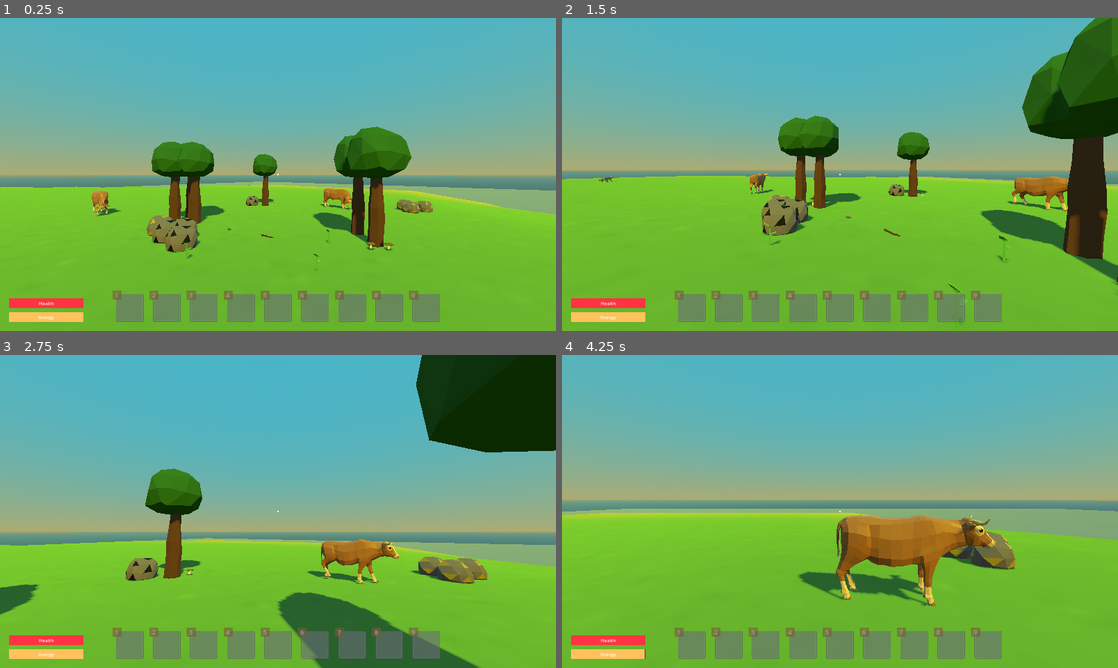
Above: before the commit, frames 1-4 (two rows, left to right).
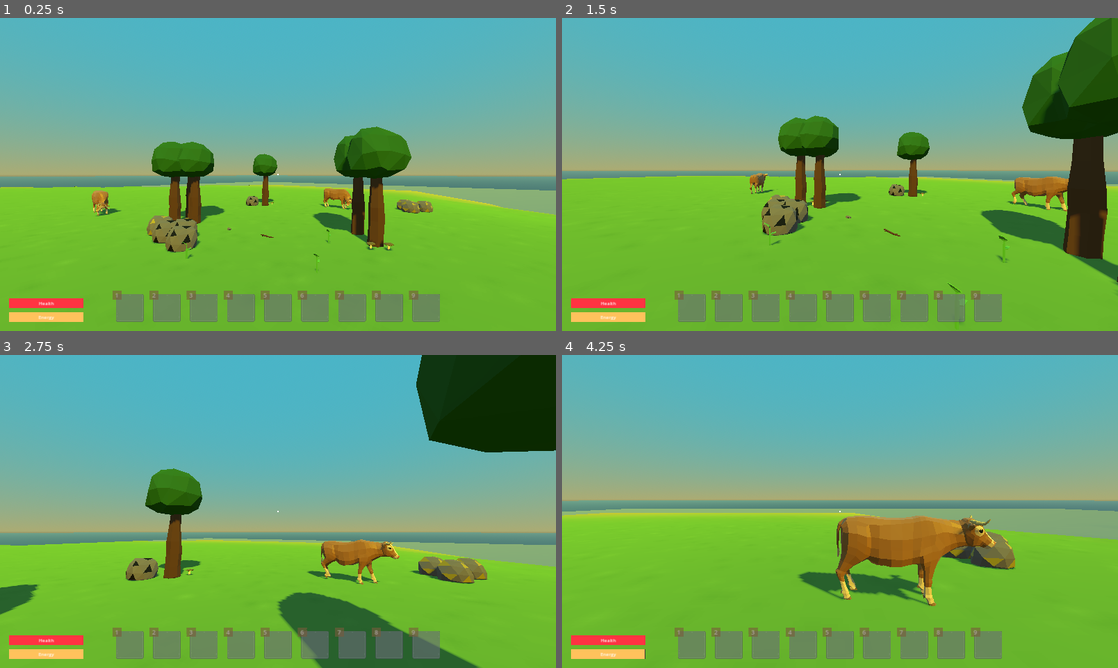
Above: after the commit, the same moments.

Repository: daniel-rabe/VickysGame
Game: Godot game, scene res://game/main_game.tscn
Two runs of this game, one before a commit and one after it. Both use one fixed random seed, a clock stepped at 60 frames per second and the inputs below.
Inputs (mouse positions are in pixels of both pictures, inside the frame that each line leads up to):
- Up to frame 1 (0.25 s): no input
- Up to frame 2 (1.5 s): tap Enter at 0.5 s; move the mouse to (867, 174) at 0.52 s; hold W (move forward) from 0.53 s (still down); tap E (interact) at 0.6 s; click (867, 174) at 0.67 s; move the mouse to (812, 174) at 1.27 s; tap 1 (item_hotkey) at 1.35 s
- Up to frame 3 (2.75 s): keep holding W (move forward); move the mouse to (289, 505) at 2.02 s; hold Shift (sprint) from 2.03 s (still down)
- Up to frame 4 (4.25 s): keep holding W (move forward); move the mouse to (834, 517) at 2.77 s; release Shift (sprint) at 2.78 s; click (834, 517) at 2.85 s; move the mouse to (878, 514) at 3.52 s; tap E (interact) at 3.6 s

The runs differ from the first frame. In frame 1, less than 0.1% of the frame differs, in the area x 16-64%, y 54-63%; in frame 2, less than 0.1%; in frame 3, less than 0.1%; in frame 4, 0.2%, in the area x 48-78%, y 51-81%.

Commit message:
[FIX] Fix B3, B4, B5 and the Wolf's ten null property overrides
B3 FleeTimer was not one_shot, and set_state() only stopped the timers each
   branch happened to remember - Idle and Wander stopped none. So a cow hit
   once would flee, then have the repeating flee_timer drag it back to Idle
   every 3 seconds for the rest of the session, cancelling each new Wander.
   FleeTimer is now one_shot, and set_state() stops all three behaviour
   timers on entry, which removes the class of bug rather than this instance.

B4 Animals had no gravity at all: velocity.y was never touched, so one that
   started or ended up above the terrain simply hovered. They now carry an
   exported gravity (9.8, matching the project default), applied while
   airborne. The three steering functions assigned `velocity` wholesale and
   so wiped the vertical component every frame; they now go through
   set_horizontal_velocity(), which touches only x and z.

B5 _physics_process had no case for Hurt, so an animal hit mid-stride froze
   until its flinch finished. Gravity and move_and_slide moved outside the
   match, so they run in every state including the ones with no case, and
   move_and_slide came out of the individual loops, leaving one call site.
   Idle, Hurt and Attack now zero horizontal velocity on entry, since they
   previously relied on never being moved at all. Dead keeps its deliberate
   set_physics_process(false).

B8 (new) The Wolf instance in stages/island.tscn overrode ten exported
   floats with `null`: turn_speed_weight, min/max_idle_time,
   min/max_wander_time, flee_time, attacking_distance, damage, vision_range
   and vision_fov. None can hold null, and attacking_distance = null was
   overriding the 1.3 that wolf.tscn deliberately authors, so this was
   destroying configuration rather than restating defaults.

   Whether Godot 4.2 rejects the assignment or coerces null to 0 decides how
   bad it was, and that needs a run to settle. If it coerces, the wolf was
   comprehensively inert - no vision radius, no FOV, never close enough to
   attack, no damage, and never turning - which would also have masked all of
   B3/B4/B5, since a wolf that never leaves Idle demonstrates none of them.

   All ten removed. Checked the project for other `= null` overrides; the
   Wolf was the only node with any.

Docs updated: B3/B4/B5 marked fixed, B8 added, work order revised, and the
design doc's animal AI section rewritten to match. No Godot binary in this
environment, so none of this is verified at runtime.

Co-Authored-By: Claude Opus 5 <noreply@anthropic.com>
Claude-Session: https://claude.ai/code/session_011pmW5wPU44QCW9YJ7BPxkf

Diff:
--- a/Actors/animals/animal.gd
+++ b/Actors/animals/animal.gd
@@ -46,6 +46,7 @@
 @export var damage := 20.0
 @export var vision_range := 15
 @export var vision_fov := 80.0
+@export var gravity := 9.8 # m/s^2, matches the project's default_gravity
 
 @onready var health := max_health
 
@@ -64,13 +65,22 @@
 func look_forward() -> void:
 	rotation.y = lerp_angle(rotation.y, atan2(velocity.x, velocity.z) + PI, turn_speed_weight)
 
+# Steering only ever sets the horizontal plane. Assigning `velocity` wholesale
+# would wipe the vertical component and cancel gravity every frame.
+func set_horizontal_velocity(direction: Vector3, speed: float) -> void:
+	velocity.x = direction.x * speed
+	velocity.z = direction.z * speed
+
+func stop_horizontal_velocity() -> void:
+	velocity.x = 0.0
+	velocity.z = 0.0
+
 func pick_wander_velocity() -> void:
 	var direction := Vector2(0, -1).rotated(randf() * PI * 2) # -1 means forward
-	velocity = Vector3(direction.x, 0, direction.y) * normal_speed
+	set_horizontal_velocity(Vector3(direction.x, 0, direction.y), normal_speed)
 
 func wander_loop() -> void:
 	look_forward()
-	move_and_slide()
 
 	if is_aggressive and can_see_player():
 		set_state(State.Chase)
@@ -81,7 +91,6 @@
 
 func flee_loop() -> void:
 	look_forward()
-	move_and_slide()
 
 func chase_loop() -> void:
 	look_forward()
@@ -90,8 +99,7 @@
 	navigation_agent_3d.target_position = player.global_position
 	var direction := global_position.direction_to(navigation_agent_3d.get_next_path_position())
 	direction.y = 0
-	velocity = direction.normalized() * alarmed_speed
-	move_and_slide()
+	set_horizontal_velocity(direction.normalized(), alarmed_speed)
 
 func attack_loop() -> void:
 	var direction := global_position.direction_to(player.global_position)
@@ -101,7 +109,14 @@
 	if player in attack_hit_area.get_overlapping_bodies():
 		EventSystem.PLA_change_health.emit(-damage)
 
-func _physics_process(_delta: float) -> void:
+func _physics_process(delta: float) -> void:
+	# Gravity and move_and_slide sit outside the match so they run in every state,
+	# including Hurt, which has no per-frame case: an animal hit mid-stride used to
+	# hang motionless in the air until its flinch animation finished. Nothing
+	# applied gravity at all before, so animals simply floated wherever they were.
+	if not is_on_floor():
+		velocity.y -= gravity * delta
+
 	match state:
 		State.Idle:
 			idle_loop()
@@ -114,6 +129,8 @@
 		State.Attack:
 			attack_loop()
 
+	move_and_slide()
+
 func _ready() -> void:
 	animation_player.animation_finished.connect(animation_finished)
 	vision_area_collision_shape.shape.radius = vision_range
@@ -124,7 +141,7 @@
 
 	var direction := player.global_position.direction_to(global_position)
 	direction.y = 0
-	velocity = direction.normalized() * alarmed_speed
+	set_horizontal_velocity(direction.normalized(), alarmed_speed)
 	return true
 
 func player_in_fov() -> bool:
@@ -153,8 +170,17 @@
 
 func set_state(new_state: State) -> void:
 	state = new_state
+	# Every entry starts from a clean slate. Each branch used to stop the timers it
+	# happened to remember, and Idle and Wander stopped none - so a flee_timer left
+	# running would keep firing and drag the animal back to Idle every few seconds
+	# for the rest of its life, cancelling each new Wander.
+	idle_timer.stop()
+	wander_timer.stop()
+	flee_timer.stop()
+
 	match state:
 		State.Idle:
+			stop_horizontal_velocity()
 			idle_timer.start(randf_range(min_idle_time, max_idle_time))
 			animation_player.play(idle_animations.pick_random(), ANIM_BLEND)
 		State.Wander:
@@ -162,9 +188,7 @@
 			wander_timer.start(randf_range(min_wander_time, max_wander_time))
 			animation_player.play("Walk", ANIM_BLEND)
 		State.Hurt:
-			idle_timer.stop()
-			wander_timer.stop()
-			flee_timer.stop()
+			stop_horizontal_velocity()
 			animation_player.play(hurt_animations.pick_random(), ANIM_BLEND)
 		State.Flee:
 			if (pick_away_from_velocity()):
@@ -173,20 +197,15 @@
 			else:
 				set_state(State.Idle)
 		State.Chase:
-			idle_timer.stop()
-			wander_timer.stop()
-			flee_timer.stop()
 			animation_player.play("Gallop", ANIM_BLEND)
 		State.Attack:
+			stop_horizontal_velocity()
 			animation_player.play("Attack", ANIM_BLEND)
 		State.Dead:
 			animation_player.play("Death", ANIM_BLEND)
 			main_collision_shape.disabled = true
 			var meat_scene = ItemConfig.get_pickuppable_item(ItemConfig.Keys.RawMeat)
 			EventSystem.SPA_spawn_scene.emit(meat_scene, meat_spawn_marker.global_transform)
-			idle_timer.stop()
-			wander_timer.stop()
-			flee_timer.stop()
 			set_physics_process(false)
 			disappear_after_death_timer.start(10)
 
--- a/Actors/animals/animal_template.tscn
+++ b/Actors/animals/animal_template.tscn
@@ -31,6 +31,7 @@
 
 [node name="FleeTimer" type="Timer" parent="Timers"]
 unique_name_in_owner = true
+one_shot = true
 
 [node name="MeatSpawnMarker" type="Marker3D" parent="."]
 
--- a/stages/island.tscn
+++ b/stages/island.tscn
@@ -156,13 +156,3 @@
 
 [node name="Wolf" parent="." instance=ExtResource("12_6i1t2")]
 transform = Transform3D(1, 0, 0, 0, 1, 0, 0, 0, 1, 16.7511, 0, 36.1386)
-turn_speed_weight = null
-min_idle_time = null
-max_idle_time = null
-min_wander_time = null
-max_wander_time = null
-flee_time = null
-attacking_distance = null
-damage = null
-vision_range = null
-vision_fov = null
Not shown, changed: docs/CODE_REVIEW.md
Not shown, changed: docs/DESIGN.md
